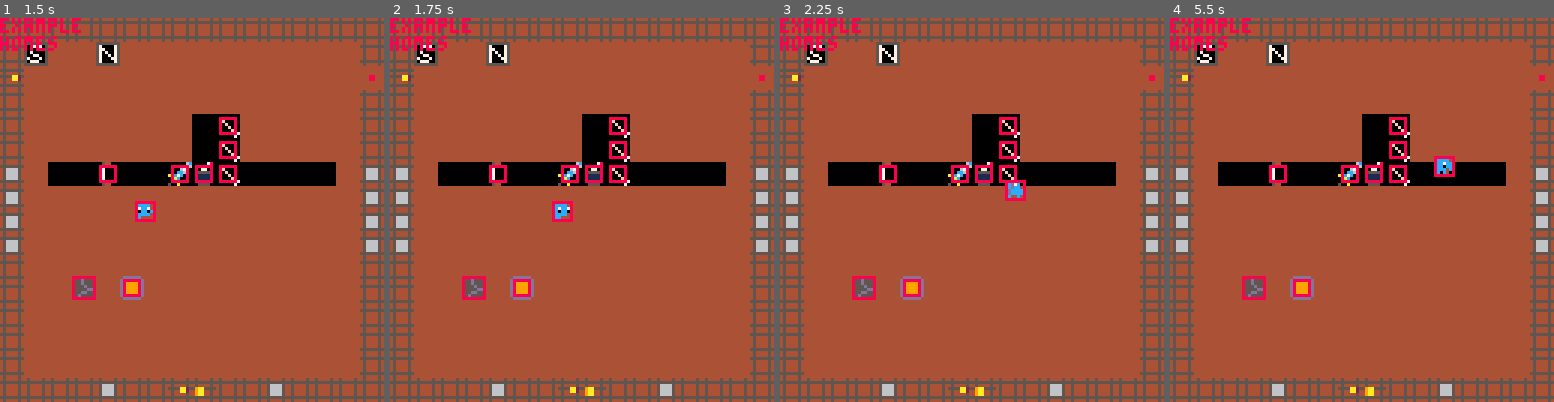
Above: before the commit, frames 1-4 (left to right).
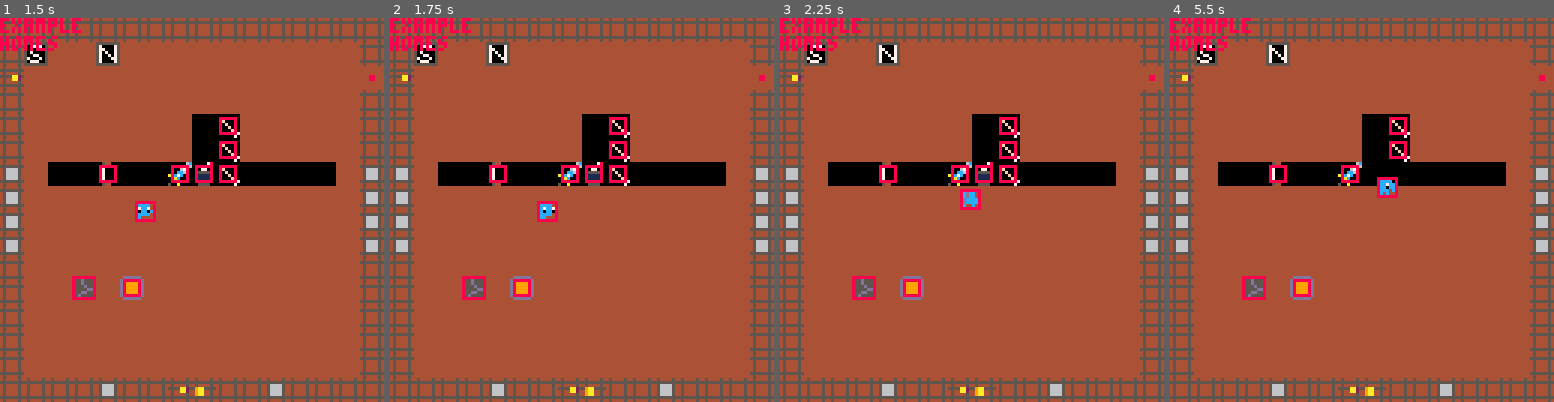
Above: after the commit, the same moments.

Repository: s-france/pico8GameS
Game: PICO-8 cartridge squid.p8
Two runs of this game, one before a commit and one after it. Both use one fixed random seed, a clock stepped at 60 frames per second and the inputs below.
Inputs:
- Up to frame 1 (1.5 s): tap X (X key) at 0.33, 1.07 s; tap O (Z key) at 0.7 s
- Up to frame 2 (1.75 s): hold Right from 1.6 s (still down); tap O (Z key) at 1.7 s
- Up to frame 3 (2.25 s): tap X (X key) at 1.85 s; release Right at 2.1 s; tap O (Z key) at 2.1 s; hold Up from 2.15 s (still down)
- Up to frame 4 (5.5 s): release Up at 2.42 s; hold Right 2.47-3.03 s; tap O (Z key) every 0.4 s from 2.5 to 5.3 s; tap X (X key) at 2.97, 4.08, 5.2 s; hold Left 3.08-3.58 s; hold Down 3.63-3.97 s; hold Right 4.02-4.68 s; hold Up 4.73-5.03 s; hold Left from 5.08 s (still down)

Frame 1 is identical in both runs. In frame 2, 0.4% of the frame differs, in the area x 38-48%, y 47-54%; in frame 3, 0.5%; in frame 4, 0.9%, in the area x 50-75%, y 35-47%.

Commit message:
Update squid.p8

Diff:
--- a/squid.p8
+++ b/squid.p8
@@ -155,7 +155,7 @@
 
 // routine updates every frame
 // using designed update funcs.
-function _update60()
+function _update()
 	//process input
 	update_input()
 
